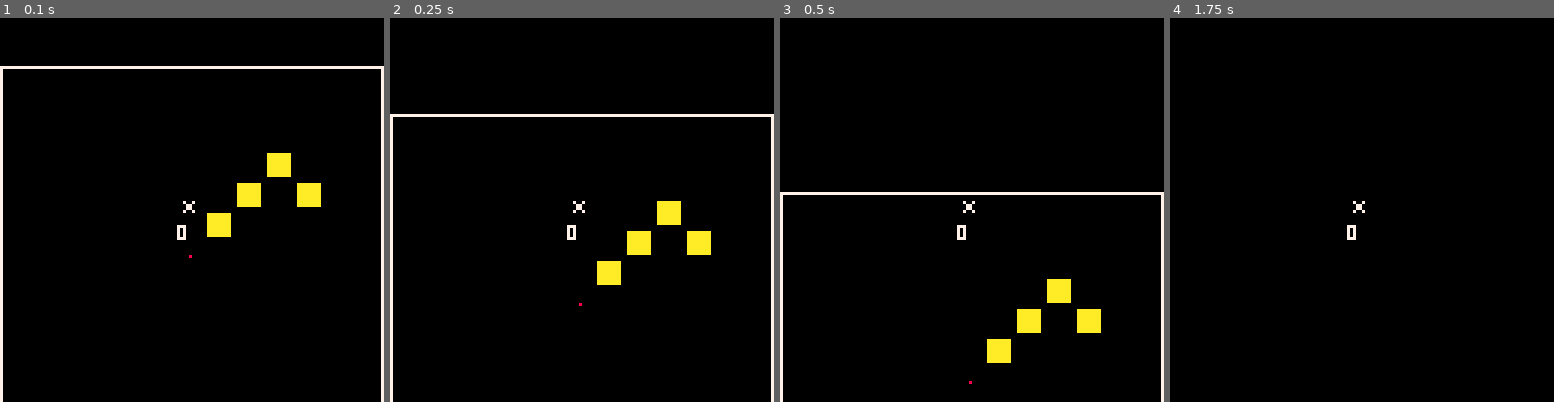
Above: before the commit, frames 1-4 (left to right).
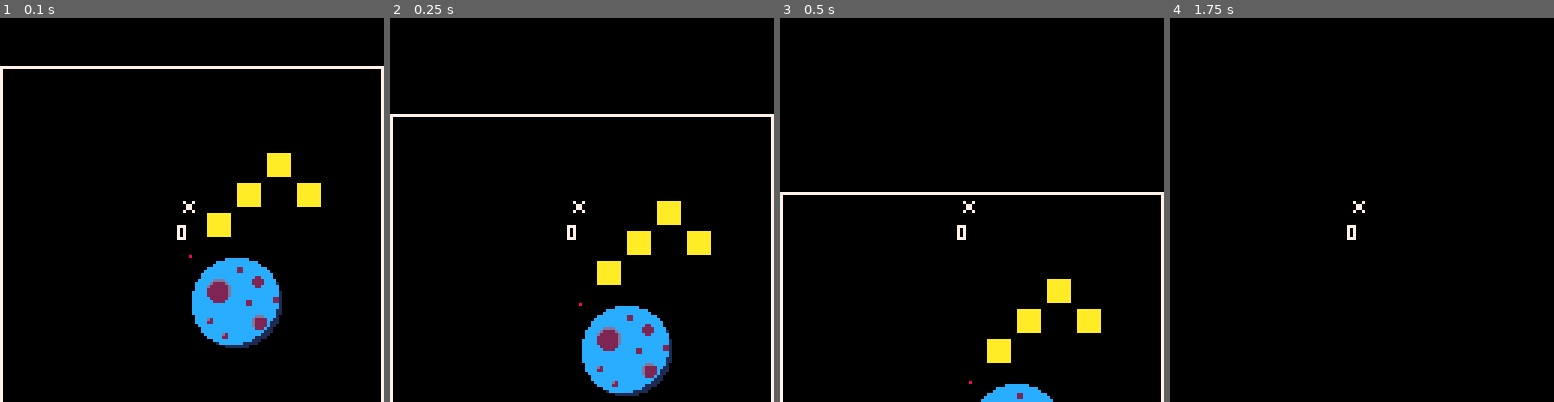
Above: after the commit, the same moments.

Repository: shen-sat/space-train-trader-demake
Game: PICO-8 cartridge game.p8
The game is run twice, just before and just after one commit, with the same random seed, the same clock (stepped at 60 frames per second) and the same inputs.
Inputs:
- Up to frame 1 (0.1 s): no input
- Up to frame 2 (0.25 s): no input
- Up to frame 3 (0.5 s): tap O (Z key) at 0.33 s
- Up to frame 4 (1.75 s): tap O (Z key) at 0.7, 1.43 s

The runs differ from the first frame. In frame 1, 4.4% of the frame differs, in the area x 50-74%, y 62-86%; in frame 2, 4.4%; in frame 3, 0.6%; in frame 4, nothing differs.

Commit message:
Instantiate planet

Diff:
--- a/game.p8
+++ b/game.p8
@@ -99,6 +99,16 @@
     make_cart(player.x + 40, player.y - 20),
     make_cart(player.x + 30, player.y - 30)
   }
+
+  planet = {
+    sprite = 2,
+    sprite_width = 4,
+    sprite_height = 4,
+    x = 0,
+    y = 0,
+    width = 32,
+    height = 32
+  }
 end
 
 function _update()
@@ -111,10 +121,10 @@
 
 function _draw()
   cls()
+  spr(planet.sprite,planet.x,planet.y,planet.sprite_width,planet.sprite_height)
   for cart in all(carts) do
     spr(cart.sprite,cart.x,cart.y)
   end
-
   print(flr((#player.carts)/2), player.x, player.y + 10, 7)
   spr(player.sprite, player.x, player.y)
   rect(galaxy.x - 63,galaxy.y - 63,127 - 63,127 - 63,7) --border
Not shown, changed: TODO.txt
